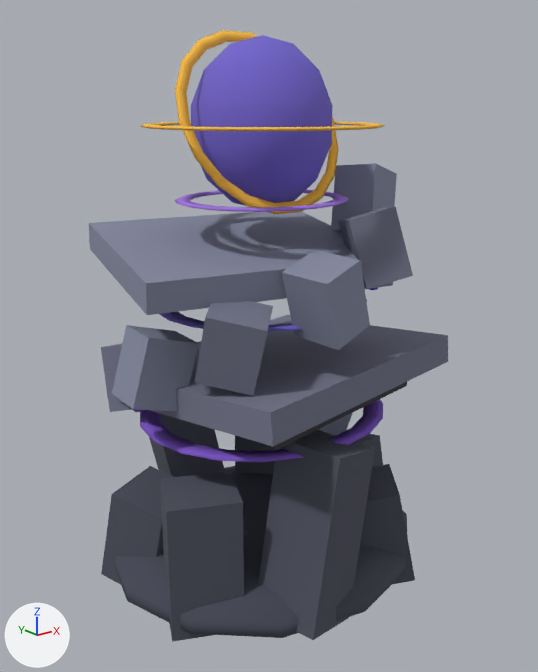
An edit to the glTF model game/assets/3d/cast/riftling.glb, drawn before and after from the same camera.
Both versions are drawn from a camera (50 mm lens) standing at (-2.76, -3.49, 3.01) and looking at (0.01, -0.04, 1.63). The lights are fixed; the arrows at lower left show +X, +Y and +Z. The first picture is the older version. Vertices at exactly the same position are counted once.

The first picture shows 'Riftling'.
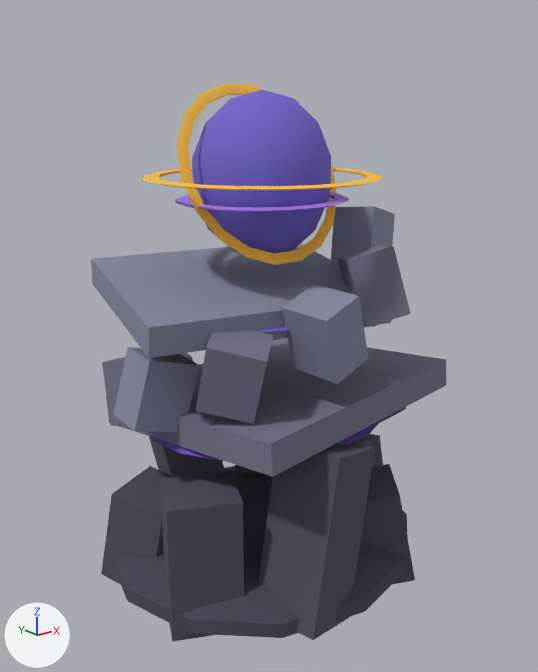
The newer file is also rescaled (x1.092) as a whole; pictures and numbers use the older file's frame.

Changed parts and their boxes [x1, y1, x2, y2] in the pictures (538 x 672 px; the box of a moved part takes in the faces that stretch with it):
'Riftling', reshaped (9% shorter)
    before: [89, 30, 448, 642]
    after: [91, 84, 446, 642]
part 1 of me_sphere, moved or reshaped
    before: [105, 315, 448, 446]
    after: [106, 338, 446, 477]
part 2 of me_sphere, moved or reshaped (mostly hidden)
    before: [245, 382, 407, 450]
    after: [268, 407, 406, 478]
part 3 of me_sphere, moved or reshaped
    before: [89, 212, 393, 315]
    after: [91, 243, 391, 358]
part 4 of me_sphere, moved or reshaped (not visible before)
    after: [181, 353, 194, 362]
part 5 of me_sphere, moved or reshaped
    before: [101, 343, 133, 412]
    after: [102, 357, 125, 426]
part 6 of me_sphere, moved or reshaped
    before: [112, 325, 199, 411]
    after: [113, 347, 199, 432]
part 7 of me_sphere, moved or reshaped
    before: [195, 301, 273, 396]
    after: [196, 330, 273, 424]
part 8 of me_sphere, moved or reshaped
    before: [282, 250, 370, 350]
    after: [282, 285, 368, 384]
part 9 of me_sphere, moved or reshaped
    before: [338, 207, 413, 289]
    after: [337, 245, 411, 328]
part 10 of me_sphere, moved or reshaped
    before: [331, 163, 397, 232]
    after: [330, 206, 395, 271]
part 11 of me_sphere, moved or reshaped
    before: [191, 35, 333, 206]
    after: [192, 90, 331, 254]
part 12 of me_sphere, moved or reshaped
    before: [140, 122, 385, 131]
    after: [143, 168, 383, 191]
part 13 of me_sphere, moved or reshaped
    before: [175, 30, 339, 214]
    after: [177, 84, 337, 265]

What the commit changed:
me_sphere is used by ob_riftling; location (0.0, 0.0, 0.0).
me_sphere had 1072 vertices, 2012 faces and spanned x -1.05..1.05, y -0.96..0.96, z 0.0..3.4.
me_sphere now has 1072 vertices, 2012 faces and spans x -1.05..1.05, y -0.96..0.96, z 0.0..3.11.
me_sphere part 1: the loose piece of 8 vertices spanning x -0.86..1.05, y -0.88..0.76, z 1.27..1.57 is moved by (0.0, 0.0, -0.17).
me_sphere part 2: the loose piece of 8 vertices spanning x -0.63..0.82, y -0.68..0.55, z 1.23..1.39 is moved by (0.0, 0.0, -0.17).
me_sphere part 3: the loose piece of 8 vertices spanning x -1.01..0.69, y -0.68..0.84, z 2.0..2.3 is moved by (0.0, 0.0, -0.22).
me_sphere part 4: the loose piece of 8 vertices spanning x -0.42..0.02, y 0.54..0.95, z 0.94..1.42 is moved by (0.0, 0.0, -0.06).
me_sphere part 5: the loose piece of 8 vertices spanning x -0.89..-0.45, y 0.2..0.7, z 1.14..1.64 is moved by (0.0, 0.0, -0.1).
me_sphere part 6: the loose piece of 8 vertices spanning x -1.02..-0.59, y -0.19..0.11, z 1.36..1.83 is moved by (0.0, 0.0, -0.13).
me_sphere part 7: the loose piece of 8 vertices spanning x -0.78..-0.37, y -0.73..-0.22, z 1.55..2.05 is moved by (0.0, 0.0, -0.16).
me_sphere part 8: the loose piece of 8 vertices spanning x -0.31..0.1, y -0.85..-0.48, z 1.77..2.24 is moved by (0.0, 0.0, -0.19).
me_sphere part 9: the loose piece of 8 vertices spanning x 0.16..0.61, y -0.79..-0.29, z 1.96..2.46 is moved by (0.0, 0.0, -0.22).
me_sphere part 10: the loose piece of 8 vertices spanning x 0.42..0.88, y -0.39..0.02, z 2.17..2.66 is moved by (0.0, 0.0, -0.25).
me_sphere part 11: the loose piece of 74 vertices spanning x -0.42..0.4, y -0.41..0.41, z 2.4..3.36 is moved by (0.0, 0.0, -0.29).
me_sphere part 12: the loose piece of 90 vertices spanning x -0.71..0.69, y -0.69..0.69, z 2.87..2.89 is moved by (0.0, 0.0, -0.29).
me_sphere part 13: 90 of the vertices in x -0.57..0.55, y -0.24..0.24, z 2.41..3.4 are moved by (0.0, 0.0, -0.29).
Other edits to the shape of me_sphere do not show in these pictures.
